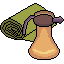
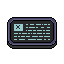
Layer changes from the first w=64, h=64 image to the second:
moved "glue_spray" into group "tyxo #1" over [22, 10, 64, 35]
moved "glue" into group "tyxo #1" over [28, 19, 60, 60]
moved "tyxo" into group "tyxo #1" over [0, 3, 57, 42]
added layer "pda" above "Background" over [7, 17, 57, 49]
